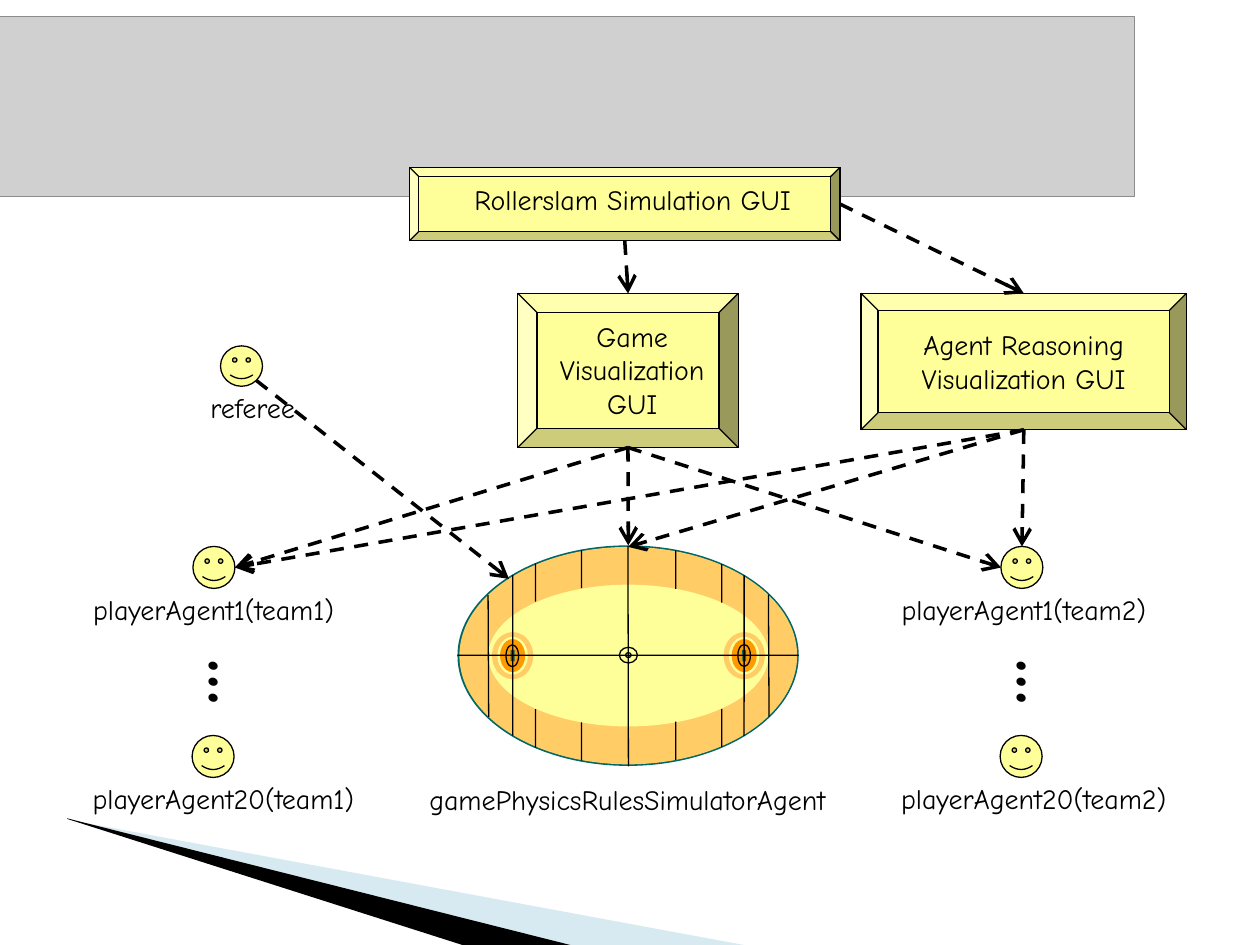
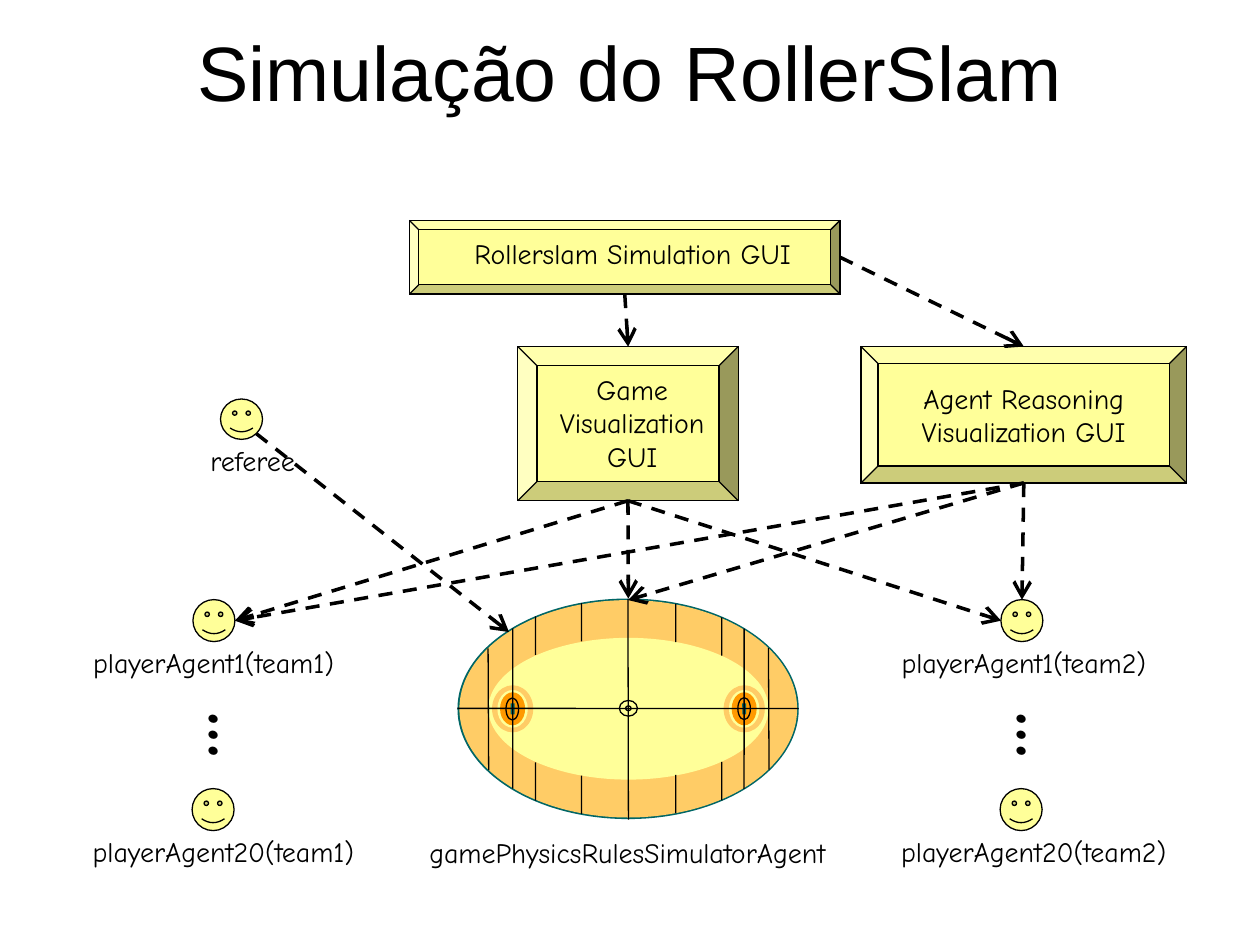
Before and after one commit to krishprince/rollerslam, a slide deck: slide 4 of docs/PresentationSD.ppt. Drawn at 1260x945 pixels with LibreOffice and Linux fonts; fonts in the diff are those of the drawing; grey boxes stand for pictures; background and template pictures are left out. Boxes give left, top, right and bottom in pixels: in the first picture for what was removed or moved away, otherwise in the second. Text is boxed around its words. In the diff, an @@ line names an element or a change of style, - is before the commit and + after.

```diff
--- a/docs/PresentationSD.ppt
+++ b/docs/PresentationSD.ppt
@@ picture removed at [0,16,1135,197] @@
@@ title added at [197,45,1061,115], 44 pt, text #000000 @@
+Simulação do RollerSlam
@@ 3 bevels, 3 ellipses, 1 line, 1 arrow: place and size @@
-3 bevels, 3 ellipses, 1 line, 1 arrow at [256,168,1186,766]
+3 bevels, 3 ellipses, 1 line, 1 arrow at [256,220,1186,819]
@@ freeform shape removed at [98,689,622,888] @@
@@ 15 lines, 11 texts, 10 ellipses, 8 arrows, 5 smiley faces: place and size @@
-15 lines, 11 texts, 10 ellipses, 8 arrows, 5 smiley faces at [93,191,1166,816]
+15 lines, 11 texts, 10 ellipses, 8 arrows, 5 smiley faces at [93,245,1166,869]
@@ freeform shape removed at [0,798,517,914] @@
```
Also in this commit, not shown: 10 other slides changed, 2 slides added, 4 slides removed, 23 other files.
